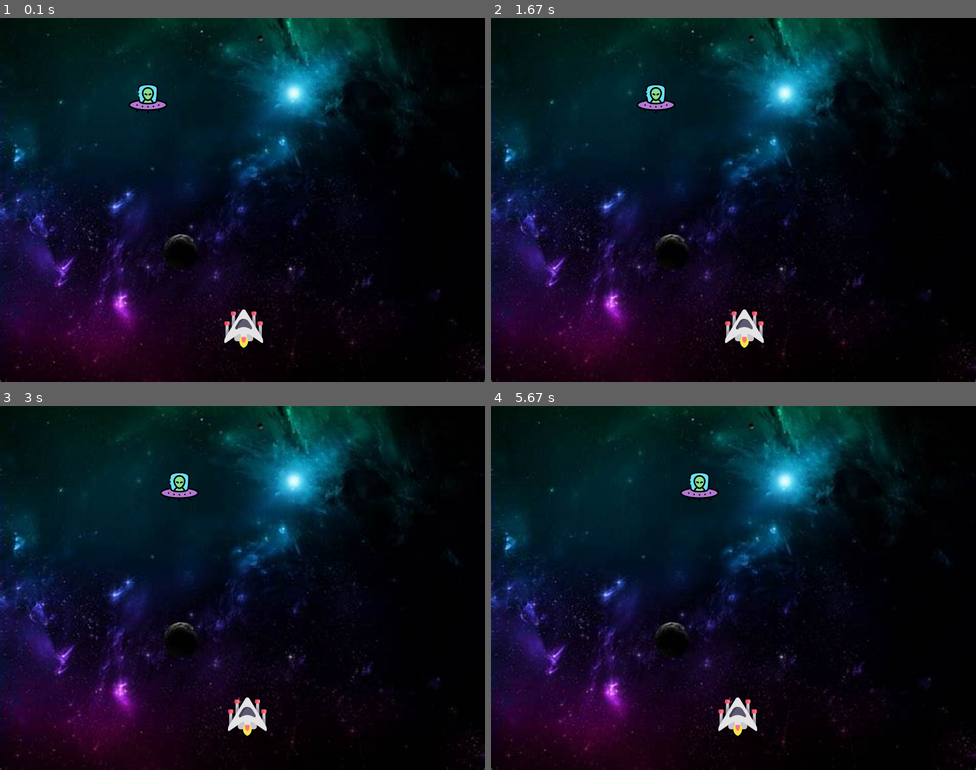
Above: before the commit, frames 1-4 (two rows, left to right).
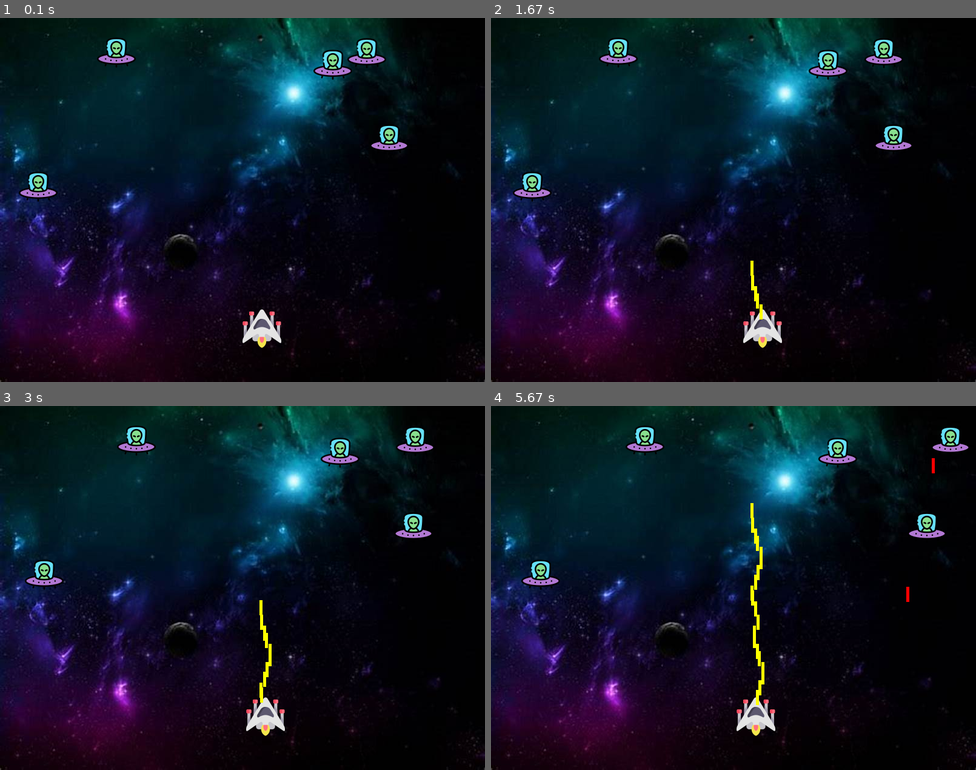
Above: after the commit, the same moments.

Repository: Invincible1602/PYGAME
Game: pygame game, started from pygames/main.py
Same seed, same stepped clock (60 frames per second), same inputs: the game is played once before the commit and once after it.
Inputs:
- Up to frame 1 (0.1 s): no input
- Up to frame 2 (1.67 s): tap Space at 0.33, 0.73, 1.03, 1.23, 1.53 s; hold Right 0.67-1.13 s; hold Right 1.17-1.63 s
- Up to frame 3 (3 s): hold Left 1.67-2.2 s; tap Space at 1.73, 2.03, 2.3, 2.6, 2.73 s; hold Left 2.23-2.63 s; hold Right from 2.67 s (still down)
- Up to frame 4 (5.67 s): tap Space at 3.03, 3.4, 3.7, 3.9, 4.2, 4.4, 4.7, 4.9, 5.2, 5.47 s; release Right at 3.3 s; hold Left 3.33-3.8 s; hold Right 3.83-4.3 s; hold Right 4.33-4.8 s; hold Left 4.83-5.37 s; hold Left from 5.4 s (still down)

The runs differ from the first frame. In frame 1, 2.9% of the frame differs, in the area x 3-84%, y 5-91%; in frame 2, 3.0%; in frame 3, 3.0%; in frame 4, 3.3%, in the area x 6-99%, y 5-91%.

Commit message:
Made the game more amzing!!

Diff:
--- /dev/null
+++ b/pygames/enemy.py
@@ -0,0 +1,62 @@
+import pygame
+import random
+from laser import Laser
+import time
+
+class Enemy:
+    enemyimg = pygame.image.load('public/images/ufo.png')
+    is_dead = False
+    lasers = []
+
+    def __init__(self, posX, posY, vx, vy, attck_frequency):
+        self.posX = posX
+        self.posY = posY
+
+        self.vx = vx
+        self.vy = vy
+
+        self.ATTACK_FREQ = attck_frequency
+    def show(self, screen):
+        #show lasers
+        for laser in self.lasers:
+            laser.show(screen)
+        #show enemy
+        screen.blit(self.enemyimg, (self.posX, self.posY))
+
+    def move(self):
+        #move leasers
+        for laser in self.lasers:
+            laser.move()
+        #move enemy
+        self.posX += self.vx
+        self.posY += self.vy
+
+    def check_boundaries(self):
+        if self.posX <= 0 or self.posX >= 736:
+            self.vx *= -1
+        if self.posY <= 0 or self.posY >= 480:
+            self.vy *= -1
+
+    def rem_extra_lasers(self):
+        self.lasers = [laser for laser in self.lasers if laser.is_alive()]
+
+    def attack(self , frame_count):
+        if frame_count % self.ATTACK_FREQ == 0:
+            self.lasers.append(Laser(self.posX, self.posY, 0, 1, (255,0,0)))
+
+    def check_shooting(self, players):
+        if not self.is_dead:
+            self.lasers = [laser for laser in self.lasers if laser.is_alive()]
+            for laser in self.lasers:
+                for player in players:
+                    if laser.intersect(player) and not player.is_dead:
+                        laser.alive = False
+                        player.is_dead = True
+                        break
+
+    def update(self , screen, frame_count):
+        if not self.is_dead:
+            self.move()
+            self.check_boundaries()
+            self.show(screen)
+            self.attack(frame_count)
--- /dev/null
+++ b/pygames/explosion.py
@@ -0,0 +1,41 @@
+import pygame
+from os import path
+
+explosion_anim = {}
+explosion_anim['lg'] = []
+explosion_anim['sm'] = []
+img_dir = 'public/images/'
+BLACK = (0,0,0)
+
+for i in range(9):
+    filename = 'regularExplosion0{}.png'.format(i)
+    img = pygame.image.load(path.join(img_dir, filename)).convert()
+    img.set_colorkey(BLACK)
+    img_lg = pygame.transform.scale(img, (75, 75))
+    explosion_anim['lg'].append(img_lg)
+    img_sm = pygame.transform.scale(img, (32, 32))
+    explosion_anim['sm'].append(img_sm)
+
+class Explosion(pygame.sprite.Sprite):
+    def __init__(self, center, size):
+        pygame.sprite.Sprite.__init__(self)
+        self.size = size
+        self.image = explosion_anim[self.size][0]
+        self.rect = self.image.get_rect()
+        self.rect.center = center
+        self.frame = 0
+        self.last_update = pygame.time.get_ticks()
+        self.frame_rate = 50
+
+    def update(self):
+        now = pygame.time.get_ticks()
+        if now - self.last_update > self.frame_rate:
+            self.last_update = now
+            self.frame += 1
+            if self.frame == len(explosion_anim[self.size]):
+                self.kill()
+            else:
+                center = self.rect.center
+                self.image = explosion_anim[self.size][self.frame]
+                self.rect = self.image.get_rect()
+                self.rect.center = center
--- /dev/null
+++ b/pygames/laser.py
@@ -0,0 +1,52 @@
+from math import sqrt
+import pygame
+
+pygame.init()
+
+class Laser:
+    #dimesions , positon, velcity
+    dx = 5
+    dy = 25
+
+    px = 0
+    py = 0
+
+    vx = 0
+    vy = 0
+
+    color = (0, 0, 0)
+    alive = True
+
+    explosion_sfx = pygame.mixer.Sound('public/sounds/explosion.wav')
+    def __init__(self , posx, posy, velx, vely, color):
+        self.px = posx + 28
+        self.py = posy
+        self.vx = velx
+        self.vy = vely
+        self.color = color
+
+
+    def move(self):
+        self.px += self.vx
+        self.py += self.vy
+
+    def show(self, screen):
+        if self.alive :
+            pygame.draw.rect(screen, self.color, pygame.Rect(self.px, self.py, self.dx, self.dy))
+
+    def is_alive(self):
+        if self.py < 0: #exited the screen
+            self.alive = False
+            return False
+        else:
+            return True
+
+    def intersect(self, enemy):
+        # TODO: adding some explosion animation here
+
+        # if cartesian distance between enemy and laser is less than 20 than intersect is tru
+        if sqrt((self.px - enemy.posX)**2 + (self.py - enemy.posY)**2) < 30  :
+            self.explosion_sfx.play()
+            return True
+        else:
+            return False
--- a/pygames/main.py
+++ b/pygames/main.py
@@ -1,4 +1,8 @@
+from math import sqrt
 import pygame
+import time
+from player import Player
+from enemy import Enemy
 import random
 
 # Initialize the game
@@ -9,35 +13,36 @@
 
 # Titles and Icons
 pygame.display.set_caption("Space Invaders")
-icon = pygame.image.load('spaceship.png')
+icon = pygame.image.load('public/images/spaceship.png')
 pygame.display.set_icon(icon)
 
 #background
-background = pygame.image.load('OIP.jpg')
+background = pygame.image.load('public/images/OIP.jpg')
 
 # Player
-playerimg = pygame.image.load('spaceship1.png')
-playerX = 370
-playerY = 480
-player_change = 0
+player = Player()
 
+#enemy for testing purposes
 #enemy
-enemyimg = pygame.image.load('ufo.png')
-enemyX = random.randint(0,737)
-enemyY = random.randint(0,250)
-enemyX_change = 0.3
-enemyY_change = 40
+# enemy = Enemy()
 
-def player(x, y):                     # screen blit means
-    screen.blit(playerimg, (x, y))
-
-def enemy(x, y):
-    screen.blit(enemyimg, (x, y))
+#change total number of enemies
+enemy_cnts = 5
+enemies = []
+def enemies_init():
+    for _ in range(enemy_cnts):
+        enemies.append(Enemy(random.randint(0, 700), random.randint(0, 300), random.random()/2, 0, random.randint(200,1000))) # enemy(posx, posy, vx, vy, attack_frequency)
 
 running = True
+frame_count = 0
+
+enemies_init()
 while running:
     screen.fill((0, 0, 0))
     screen.blit(background, (0,0))
+    frame_count += 1
+
+    #checking key events
     for event in pygame.event.get():
         if event.type == pygame.QUIT:
             running = False
@@ -45,29 +50,39 @@
         # If keystroke is pressed, check whether it is right or left
         if event.type == pygame.KEYDOWN:
             if event.key == pygame.K_LEFT:
-                player_change = -0.3
+                player.vx = -0.3
             if event.key == pygame.K_RIGHT:
-                player_change = 0.3
+                player.vx = 0.3
+            if event.key == pygame.K_SPACE:
+                # player.is_shooting = True  #uncomment this for cintuous shoots
+                player.shoot()        #uncomment this for buttony shoots
 
         if event.type == pygame.KEYUP:
             if event.key == pygame.K_LEFT or event.key == pygame.K_RIGHT:
-               player_change = 0
-        if playerX <= 0:
-            playerX = 0
-        elif playerX >= 736:
-            playerX = 736
-    enemyX += enemyX_change
+                player.vx = 0
+            if event.key == pygame.K_SPACE:
+                player.is_shooting = False
 
-    if enemyX <= 0:
-        enemyX_change = 0.3
-        enemyY += enemyY_change
-    elif enemyX >= 736:
-        enemyX_change = -0.3
-        enemyY += enemyY_change
 
-    # playerX += 0.1  # in this player moves right
-    # playerY -= 0.1 # in this player moves up   it is related to movement of the game
-    playerX += player_change
-    player(playerX, playerY)
-    enemy(enemyX, enemyY)
+    player.update(screen)
+    player.check_shooting(enemies)
+
+    for enemy in enemies:
+        enemy.update(screen, frame_count)
+        enemy.check_shooting([player])
+
+    #removing dead enemies
+    enemies = [enemy for enemy in enemies if not enemy.is_dead]
+
+    if player.is_dead:
+        print("GAME OVER\nPlayer is dead!!\nSCORE: ",(frame_count * (enemy_cnts - len(enemies)))) ## score is number of frames survived * the enemies killed
+        exit()
+
+    if len(enemies) == 0:
+        print("You Won!! \nSCORE: ",(frame_count * (enemy_cnts - len(enemies)))) ## score is number of frames survived * the enemies killed
+        exit()
+
     pygame.display.update()
+
+
+print(enemies)
--- /dev/null
+++ b/pygames/player.py
@@ -0,0 +1,71 @@
+import pygame
+from laser import Laser
+
+pygame.init()
+
+class Player:
+    playerimg = pygame.image.load('public/images/spaceship1.png')
+    posX = 400
+    posY = 480
+
+    #velocity
+    vx = 0
+    vy = 0
+
+    lasers = []
+    is_shooting = False
+
+    is_dead = False
+
+    shoot_sfx = pygame.mixer.Sound('public/sounds/blaster-2-81267.mp3')
+    def show(self, screen):
+        # show player
+        screen.blit(self.playerimg, (self.posX, self.posY))
+        # show lasers
+        for laser in self.lasers:
+            laser.show(screen)
+
+    def shoot(self):
+        self.lasers.append(Laser(self.posX, self.posY, 0 ,-1, (255,255,0)))
+        self.shoot_sfx.play()
+
+    def move(self):
+        # move laser
+        for laser in self.lasers:
+            laser.move()
+
+        # move player
+        self.posX += self.vx
+        self.posY += self.vy
+
+    def check_boundaries(self):
+        if self.posX <= 0:
+            self.posX = 0
+        elif self.posX >= 736:
+            self.posX = 736
+
+    def rem_extra_lasers(self):
+        self.lasers = [laser for laser in self.lasers if laser.is_alive()]
+
+    def check_shooting(self, enemies):
+        self.lasers = [laser for laser in self.lasers if laser.is_alive()]
+        for laser in self.lasers:
+            for enemy in enemies:
+                if enemy.is_dead:
+                    continue
+                if laser.intersect(enemy):
+                    laser.alive = False
+                    enemy.is_dead = True
+                    break
+
+
+    def update(self , screen):
+        if not self.is_dead:
+            self.move()
+            self.check_boundaries()
+            self.rem_extra_lasers()
+
+            if self.is_shooting :
+                self.shoot()
+
+            self.show(screen)
Not shown, changed: README.md
Renamed: pygames/OIP.jpg -> pygames/public/images/OIP.jpg
Binary file added: pygames/public/images/png-transparent-gold-and-silver-bullet-illustration-enter-the-gungeon-playstation-4-sprite-bullets-game-video-game-souls.png
Binary file added: pygames/public/images/regularExplosion00.png
Binary file added: pygames/public/images/regularExplosion01.png
Binary file added: pygames/public/images/regularExplosion02.png
Binary file added: pygames/public/images/regularExplosion03.png
Binary file added: pygames/public/images/regularExplosion04.png
Binary file added: pygames/public/images/regularExplosion05.png
Binary file added: pygames/public/images/regularExplosion06.png
Binary file added: pygames/public/images/regularExplosion07.png
Binary file added: pygames/public/images/regularExplosion08.png
(and 7 more such lines)
